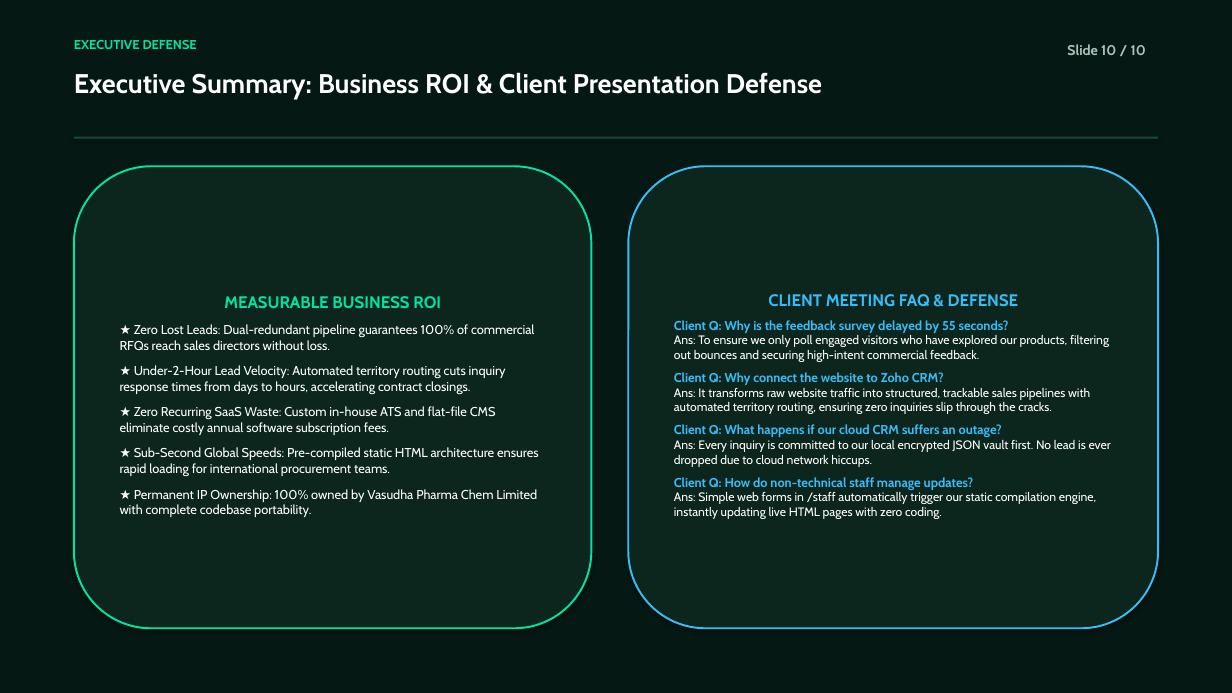
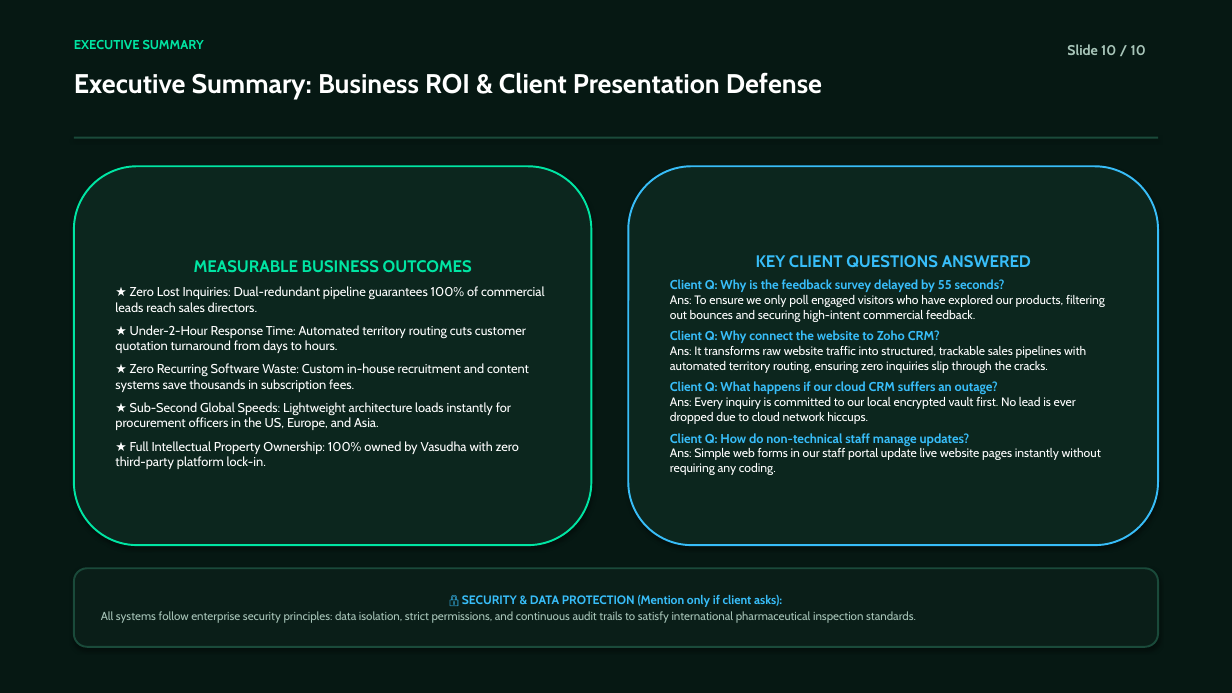
Before and after one commit to saikrishna-bethamcharla/vasudhapharma-green, a slide deck: slide 10 of Vasudha_Pharma_Client_Presentation.pptx. Drawn at 1232x693 pixels with LibreOffice and Linux fonts; fonts in the diff are those of the drawing. Boxes give left, top, right and bottom in pixels: in the first picture for what was removed or moved away, otherwise in the second. Text is boxed around its words. In the diff, an @@ line names an element or a change of style, - is before the commit and + after.

Commit message:
feat(presentation): add corporate theme, real UI screenshots, organograms, and AI intelligence

```diff
--- a/Vasudha_Pharma_Client_Presentation.pptx
+++ b/Vasudha_Pharma_Client_Presentation.pptx
@@ text at (x1=74, y1=40, x2=204, y2=49): text changed @@
-EXECUTIVE DEFENSE
+EXECUTIVE SUMMARY
@@ rounded rectangle "MEASURABLE BUSINESS OUTCOMES" resized from (x1=74, y1=166, x2=592, y2=628) to (x1=74, y1=166, x2=592, y2=545) @@
@@ rounded rectangle "KEY CLIENT QUESTIONS ANSWERED" resized from (x1=628, y1=166, x2=1158, y2=628) to (x1=628, y1=166, x2=1158, y2=545) @@
@@ text in rounded rectangle at (x1=115, y1=260, x2=544, y2=469): text changed @@
-MEASURABLE BUSINESS ROI
-★ Zero Lost Leads: Dual-redundant pipeline guarantees 100% of commercial RFQs reach sales directors without loss.
-★ Under-2-Hour Lead Velocity: Automated territory routing cuts inquiry response times from days to hours, accelerating contract closings.
-★ Zero Recurring SaaS Waste: Custom in-house ATS and flat-file CMS eliminate costly annual software subscription fees.
-★ Sub-Second Global Speeds: Pre-compiled static HTML architecture ensures rapid loading for international procurement teams.
-★ Permanent IP Ownership: 100% owned by Vasudha Pharma Chem Limited with complete codebase portability.
+MEASURABLE BUSINESS OUTCOMES
+★ Zero Lost Inquiries: Dual-redundant pipeline guarantees 100% of commercial leads reach sales directors.
+★ Under-2-Hour Response Time: Automated territory routing cuts customer quotation turnaround from days to hours.
+★ Zero Recurring Software Waste: Custom in-house recruitment and content systems save thousands in subscription fees.
+★ Sub-Second Global Speeds: Lightweight architecture loads instantly for procurement officers in the US, Europe, and Asia.
+★ Full Intellectual Property Ownership: 100% owned by Vasudha with zero third-party platform lock-in.
@@ text in rounded rectangle at (x1=756, y1=255, x2=1031, y2=268): text changed @@
-CLIENT MEETING FAQ & DEFENSE
+KEY CLIENT QUESTIONS ANSWERED
@@ text in rounded rectangle at (x1=670, y1=279, x2=1005, y2=446): less space between paragraphs @@
@@ text in rounded rectangle at (x1=670, y1=397, x2=1076, y2=424): text changed @@
-Ans: Every inquiry is committed to our local encrypted JSON vault first. No lead is ever dropped due to cloud network hiccups.
+Ans: Every inquiry is committed to our local encrypted vault first. No lead is ever dropped due to cloud network hiccups.
@@ text in rounded rectangle at (x1=670, y1=448, x2=1101, y2=475): text changed @@
-Ans: Simple web forms in /staff automatically trigger our static compilation engine, instantly updating live HTML pages with zero coding.
+Ans: Simple web forms in our staff portal update live website pages instantly without requiring any coding.
@@ rounded rectangle added at (x1=74, y1=568, x2=1158, y2=647), fill #0A1E18, outline #1A4A3A 1.5 pt, 9 pt, text #A7C4B8 @@
+🔒 SECURITY & DATA PROTECTION (Mention only if client asks):
+All systems follow enterprise security principles: data isolation, strict permissions, and continuous audit trails to satisfy international pharmaceutical inspection standards.
```
Also in this commit, not shown: 4 other slides changed, 5 slides added, 5 slides removed, 9 other files.
